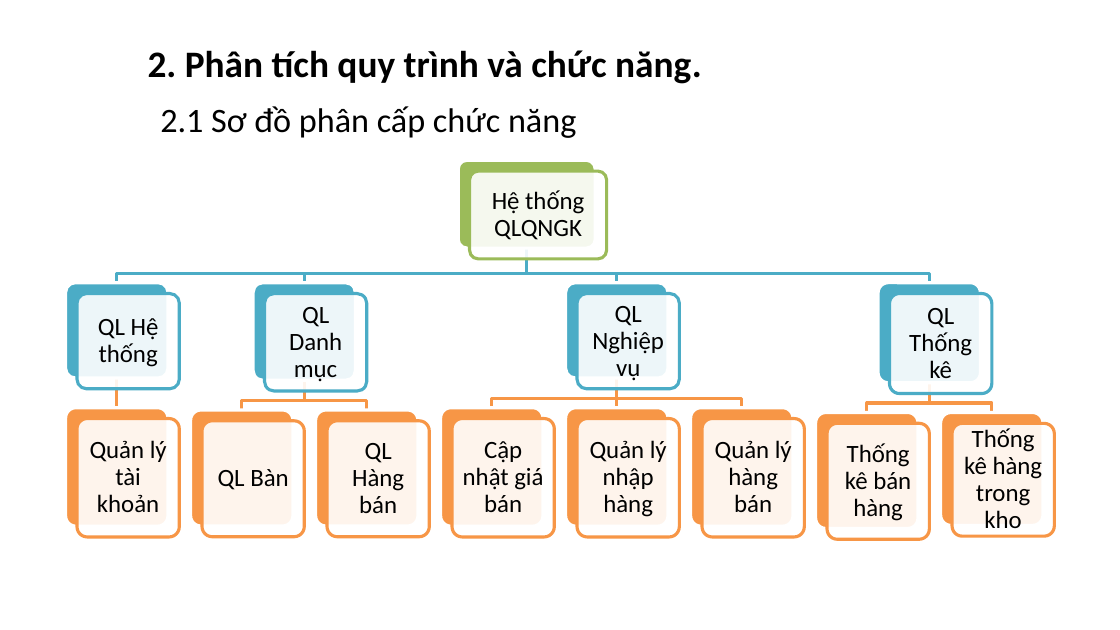
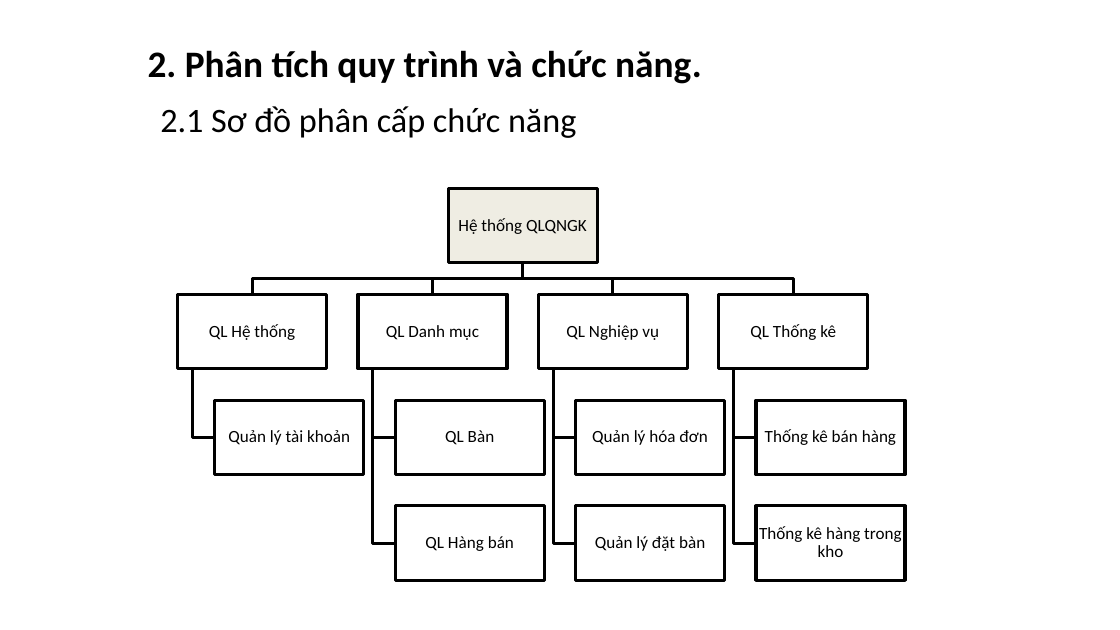
Before and after one commit to datduong97/Congnghephanmem, a slide deck: slide 10 of bccnpm2.pptx (slide 9 before the commit). Drawn at 1120x630 pixels with LibreOffice and Linux fonts; fonts in the diff are those of the drawing; background and template pictures are left out. Boxes give left, top, right and bottom in pixels: in the first picture for what was removed or moved away, otherwise in the second. Text is boxed around its words. In the diff, an @@ line names an element or a change of style, - is before the commit and + after.

```diff
--- a/bccnpm2.pptx
+++ b/bccnpm2.pptx
@@ text "Hệ thống QLQNGK": place and size @@
-text "Hệ thống QLQNGK" at <box>492,190,584,240</box>
+text "Hệ thống QLQNGK" at <box>458,218,587,234</box>
@@ freeform shape: place and size @@
-freeform shape at <box>305,249,528,283</box>
+freeform shape at <box>252,263,523,295</box>
@@ freeform shape: place and size @@
-freeform shape at <box>526,249,616,283</box>
+freeform shape at <box>523,263,614,295</box>
@@ outline #4BACC6 2 pt to #000000 2 pt in 3 elements at <box>523,263,614,295</box>, <box>252,263,523,295</box>, <box>523,263,794,295</box> @@
@@ freeform shape: place and size @@
-freeform shape at <box>526,249,928,283</box>
+freeform shape at <box>523,263,794,295</box>
@@ text "QL Hệ thống": place and size @@
-text "QL Hệ thống" at <box>98,318,159,367</box>
+text "QL Hệ thống" at <box>209,324,295,340</box>
@@ text "QL Danh mục": place and size @@
-text "QL Danh mục" at <box>289,307,342,381</box>
+text "QL Danh mục" at <box>386,325,479,340</box>
@@ text "QL Nghiệp vụ": place and size @@
-text "QL Nghiệp vụ" at <box>592,306,664,380</box>
+text "QL Nghiệp vụ" at <box>566,325,659,340</box>
@@ text "QL Thống kê": place and size @@
-text "QL Thống kê" at <box>909,308,972,378</box>
+text "QL Thống kê" at <box>750,324,836,340</box>
@@ text "Quản lý tài khoản": place and size @@
-text "Quản lý tài khoản" at <box>90,440,167,512</box>
+text "Quản lý tài khoản" at <box>228,430,350,445</box>
@@ text "QL Bàn": place and size @@
-text "QL Bàn" at <box>218,469,288,490</box>
+text "QL Bàn" at <box>445,430,495,445</box>
@@ text "Thống kê bán hàng": place and size @@
-text "Thống kê bán hàng" at <box>845,443,911,521</box>
+text "Thống kê bán hàng" at <box>765,429,896,445</box>
@@ text at <box>592,430,707,445</box>: text changed; size 16 to 11 pt @@
-Quản lý nhập hàng
+Quản lý hóa đơn
@@ group removed at <box>66,160,1054,540</box>: 26 rounded rectangles, 9 freeform shapes, 2 texts @@
-Cập nhật giá bán
-Quản lý hàng bán
@@ text "QL Hàng bán": place and size @@
-text "QL Hàng bán" at <box>352,443,404,514</box>
+text "QL Hàng bán" at <box>425,536,514,551</box>
@@ size 16 to 11 pt; less space between paragraphs in 10 elements at <box>458,218,587,234</box>, <box>566,325,659,340</box>, <box>386,325,479,340</box>, <box>209,324,295,340</box>, <box>765,429,896,445</box>, <box>750,324,836,340</box>, <box>425,536,514,551</box>, <box>228,430,350,445</box>, <box>445,430,495,445</box>, <box>759,526,902,557</box> @@
@@ text "Thống kê hàng trong kho": place and size @@
-text "Thống kê hàng trong kho" at <box>964,428,1043,528</box>
+text "Thống kê hàng trong kho" at <box>759,526,902,557</box>
@@ group added at <box>178,188,905,581</box>: 12 rectangles, 8 freeform shapes, 1 text @@
+Quản lý đặt bàn
```
Also in this commit, not shown: 5 other slides changed, 3 slides added, 3 slides removed, 4 other files.
